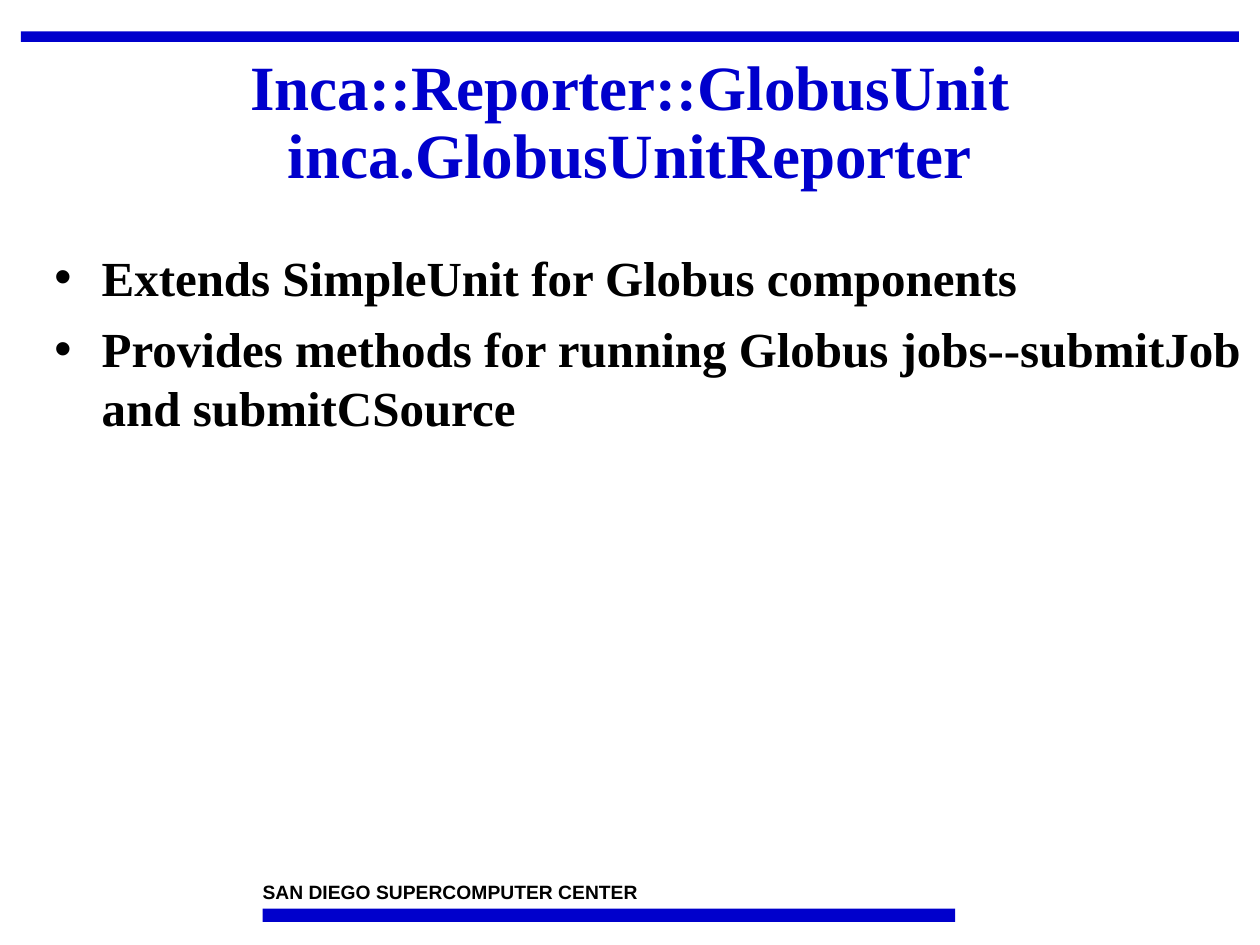
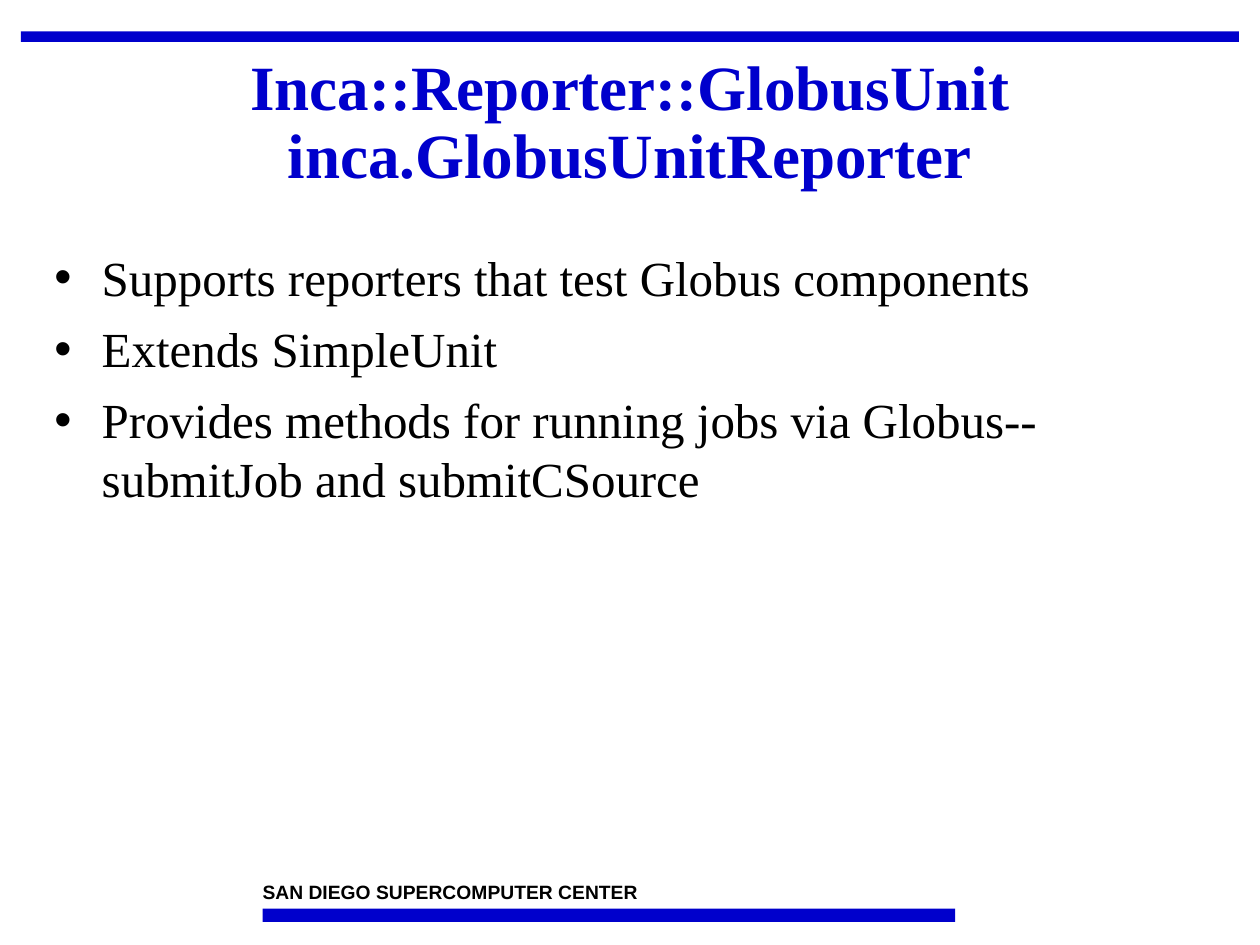
Before and after one commit to IncaProject/inca-xsede, a slide deck: slide 23 of talks/2008workshop/incaReporters.ppt. Drawn at 1260x945 pixels with LibreOffice and Linux fonts; fonts in the diff are those of the drawing; background and template pictures are left out. Boxes give left, top, right and bottom in pixels: in the first picture for what was removed or moved away, otherwise in the second. Text is boxed around its words. In the diff, an @@ line names an element or a change of style, - is before the commit and + after.

```diff
--- a/talks/2008workshop/incaReporters.ppt
+++ b/talks/2008workshop/incaReporters.ppt
@@ text at [102, 262, 1037, 498]: text changed; bold off @@
-• Extends SimpleUnit for Globus components
-• Provides methods for running Globus jobs--submitJob and submitCSource
+• Supports reporters that test Globus components
+• Extends SimpleUnit
+• Provides methods for running jobs via Globus--submitJob and submitCSource
```
Also in this commit, not shown: 26 other slides changed.
